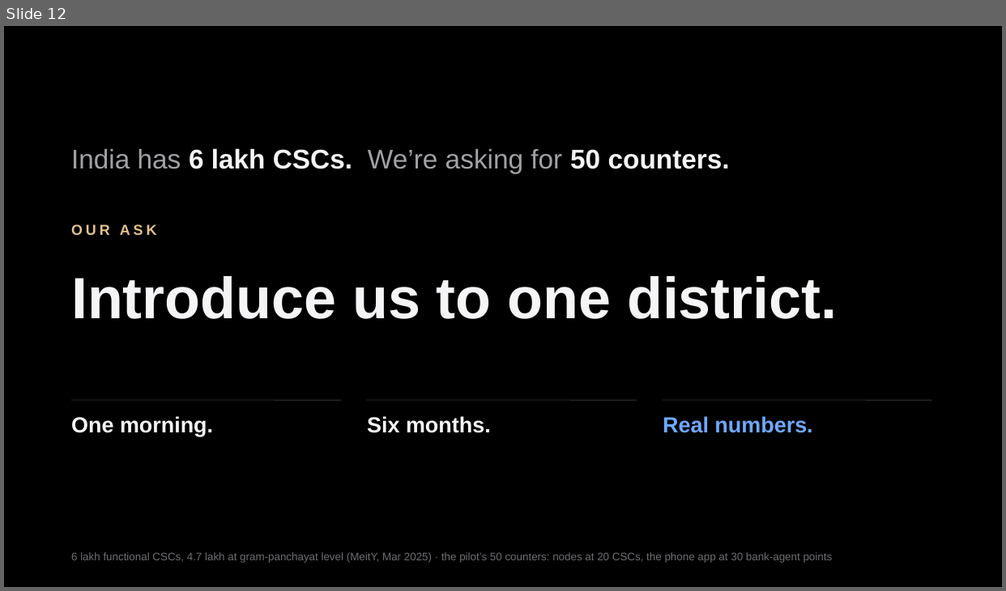
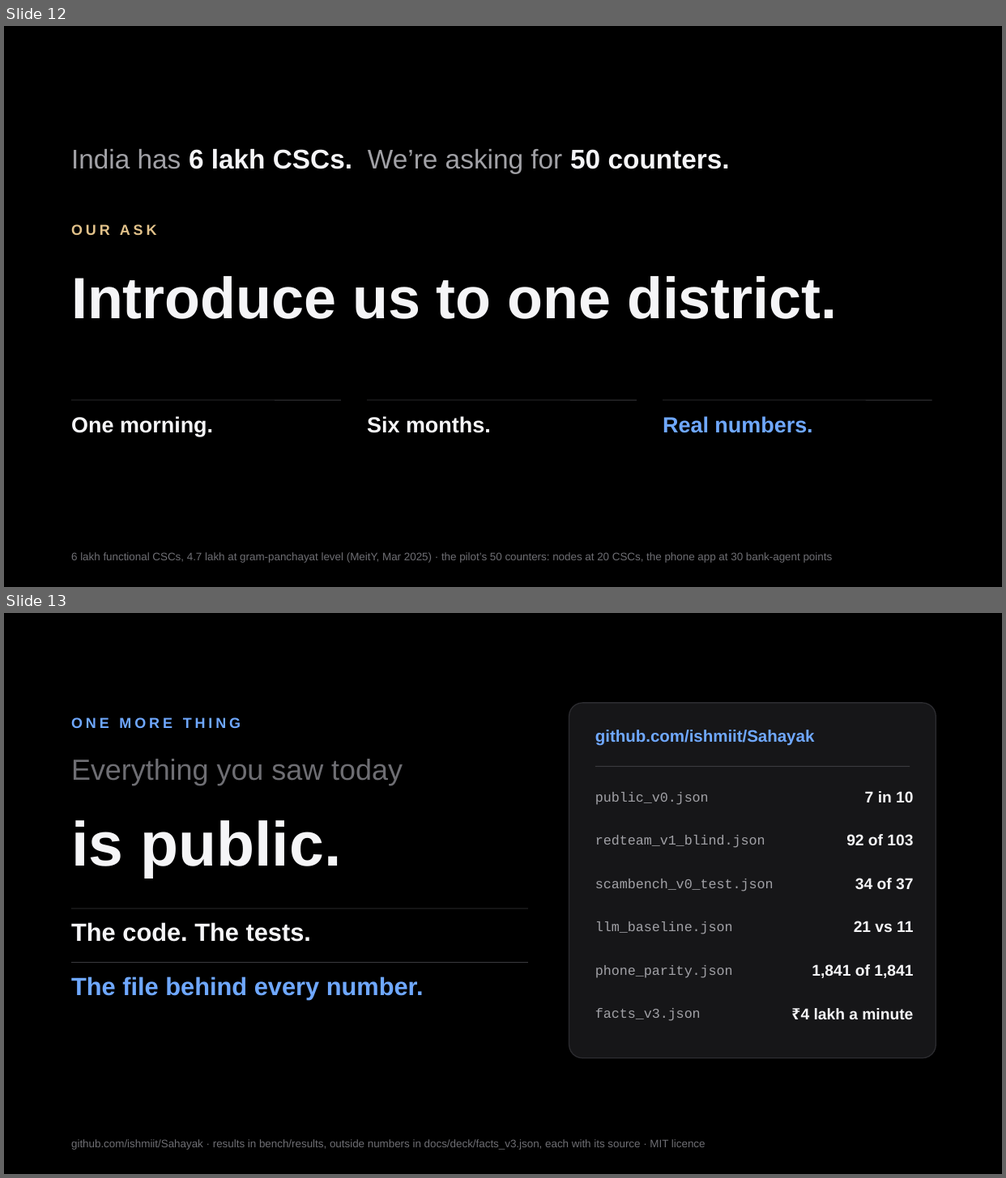
Before and after one commit to ishmiit/Sahayak, a slide deck: docs/deck/Sahayak_Keynote_v5.pptx. Shown one above the other, each under a label of ours: slide 12 before the commit, slides 12 and 13 after it. The pictures are 1006x591 and 1006x1178 pixels, drawn with LibreOffice and Linux fonts; fonts in the diff are those of the drawing. Boxes give left, top, right and bottom in pixels: in the first picture for what was removed or moved away, otherwise in the second. Text is boxed around its words. In the diff, an @@ line names an element or a change of style, - is before the commit and + after.

```diff
--- a/docs/deck/Sahayak_Keynote_v5.pptx
+++ b/docs/deck/Sahayak_Keynote_v5.pptx
@@ slide 13 added at (x1=4, y1=613, x2=1002, y2=1174), background #000000 @@
@@ rounded rectangle added at (x1=569, y1=703, x2=936, y2=1059), fill #161618, outline #2C2C30 1 pt @@
@@ text added at (x1=71, y1=717, x2=241, y2=728), 14 pt, text #6FA8FF, bold @@
+ONE MORE THING
@@ text added at (x1=595, y1=730, x2=815, y2=746), 16 pt, text #6FA8FF, bold @@
+github.com/ishmiit/Sahayak
@@ text added at (x1=71, y1=759, x2=403, y2=786), 28 pt, text #6E6E73 @@
+Everything you saw today
@@ line added from (595, 766) to (910, 766), #3A3A3E 0.75 pt @@
@@ text added at (x1=595, y1=792, x2=709, y2=805), 13 pt, text #A1A1A6 @@
+public_v0.json
@@ text added at (x1=865, y1=791, x2=913, y2=803), 15 pt, text #F5F5F7, bold @@
+7 in 10
@@ text added at (x1=71, y1=820, x2=342, y2=878), 60 pt, text #F5F5F7, bold @@
+is public.
@@ text added at (x1=595, y1=835, x2=765, y2=848), 13 pt, text #A1A1A6 @@
+redteam_v1_blind.json
@@ text added at (x1=846, y1=834, x2=913, y2=846), 15 pt, text #F5F5F7, bold @@
+92 of 103
@@ text added at (x1=595, y1=879, x2=774, y2=892), 13 pt, text #A1A1A6 @@
+scambench_v0_test.json
@@ text added at (x1=855, y1=878, x2=913, y2=890), 15 pt, text #F5F5F7, bold @@
+34 of 37
@@ line added from (71, 909) to (528, 909), #3A3A3E 0.75 pt @@
@@ text added at (x1=71, y1=922, x2=311, y2=942), 24 pt, text #F5F5F7, bold @@
+The code. The tests.
@@ text added at (x1=595, y1=922, x2=733, y2=935), 13 pt, text #A1A1A6 @@
+llm_baseline.json
@@ text added at (x1=854, y1=921, x2=913, y2=932), 15 pt, text #F5F5F7, bold @@
+21 vs 11
@@ line added from (71, 963) to (528, 963), #3A3A3E 0.75 pt @@
@@ text added at (x1=71, y1=977, x2=424, y2=1000), 24 pt, text #6FA8FF, bold @@
+The file behind every number.
@@ text added at (x1=595, y1=965, x2=733, y2=978), 13 pt, text #A1A1A6 @@
+phone_parity.json
@@ text added at (x1=812, y1=965, x2=913, y2=978), 15 pt, text #F5F5F7, bold @@
+1,841 of 1,841
@@ text added at (x1=595, y1=1008, x2=701, y2=1021), 13 pt, text #A1A1A6 @@
+facts_v3.json
@@ text added at (x1=801, y1=1008, x2=913, y2=1020), 15 pt, text #F5F5F7, bold @@
+₹4 lakh a minute
@@ text added at (x1=71, y1=1139, x2=705, y2=1150), 10.5 pt, text #6E6E73 @@
+github.com/ishmiit/Sahayak · results in bench/results, outside numbers in docs/deck/facts_v3.json, each with its source · MIT licence
```
Also in this commit, not shown: 1 slide changed, 1 slide removed, 11 other files.
